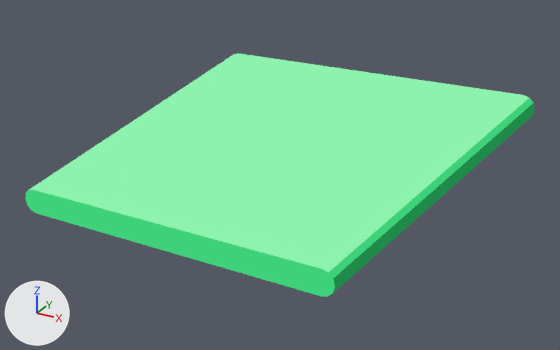
A saved change to the glTF model Assets/TD2/Screen3D/Kit07/white3d/Spring_Pad.gltf.
Camera for both pictures: a camera (50 mm lens) standing at (0.866, -0.942, 0.773) and looking at (0.16, 0.343, 0.131). Arrows for +X, +Y and +Z are at lower left; the lights stay in place. The older version comes first.

The first picture shows 'Spring_Pad_baked'.
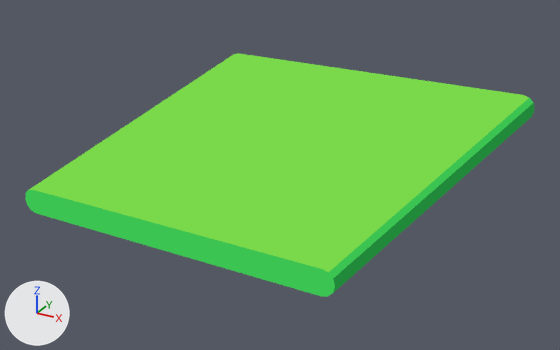
Location of each change, [x1, y1, x2, y2] in pixels of the pictures (560 x 350 px):
'Spring_Pad_baked', recoloured (darker): [25, 53, 534, 297] in both

The change, as a list of edits to the scene's bpy script:
```text
Change mat_k07_white_go_light:
    where n0 = _N.new('ShaderNodeEmission'); n0.name = 'Emission'
    n0.inputs[0].default_value: (0.266, 0.888, 0.423, 1.0) -> (0.195, 0.694, 0.0685, 1.0)  # 'Color', green #8df2ae -> 'Color', green #7ad94a
Change mat_k07_white_go:
    where n0 = _N.new('ShaderNodeEmission'); n0.name = 'Emission'
    n0.inputs[0].default_value: (0.0497, 0.638, 0.195, 1.0) -> (0.0452, 0.552, 0.0844, 1.0)  # 'Color', green #3fd17a -> 'Color', green #3cc452
```
